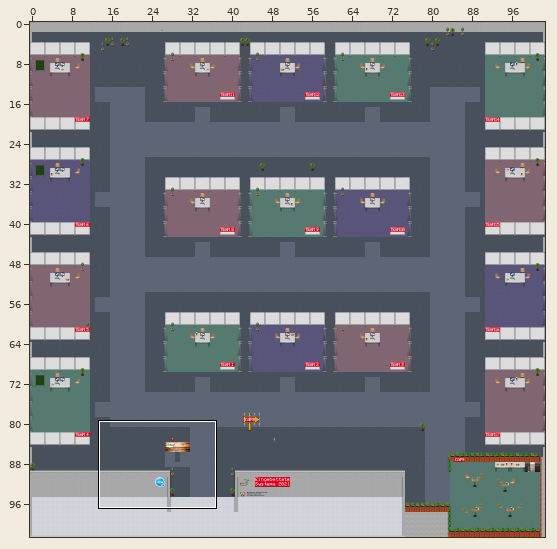
One commit to this Tiled map (JSON): map/map.json. Above, an overview of the earlier version with the close-up marked.
Close-up. Before:
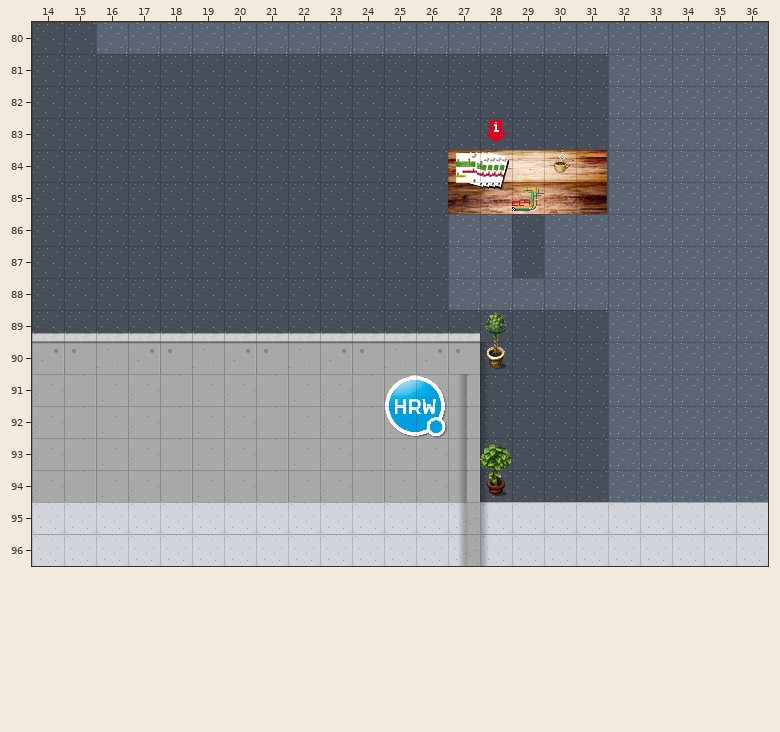
Cells are 32x32 px. Shown: x 14..36, y 80..96. The commit also changed other parts of the map, which this record leaves out.
Once edited:
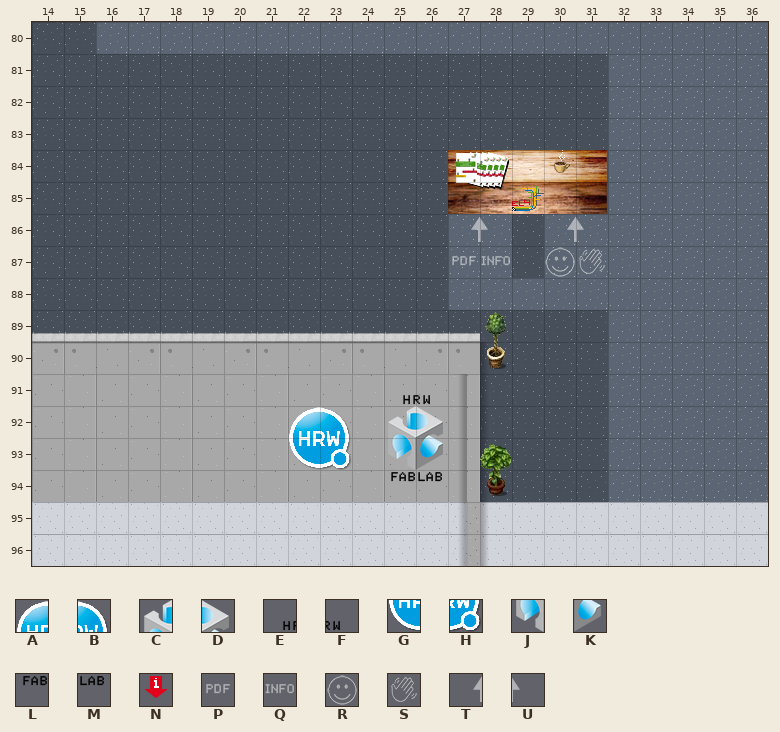
Key: from "Schrift": A 3, B 4, C 5, D 6, E 7, F 8, G 13, H 14, J 15, K 16, L 17, M 18, N 58, P 80, Q 81, R 90, S 91, T 92, U 93.
_ is an empty cell, . an unchanged one.
From old to new:
--- layer "Equipment"
@@ x 27..31 @@
-86 __.__
-87 __.__
+86 TU.TU
+87 PQ.RS
@@ x 22..26 @@
-91 ...AB
-92 __.GH
-93 __.__
-94 ...__
+91 ...EF
+92 AB.CD
+93 GH.JK
+94 ...LM
--- layer "override2"
@@ x 28..28 @@
-83 N
+83 _
